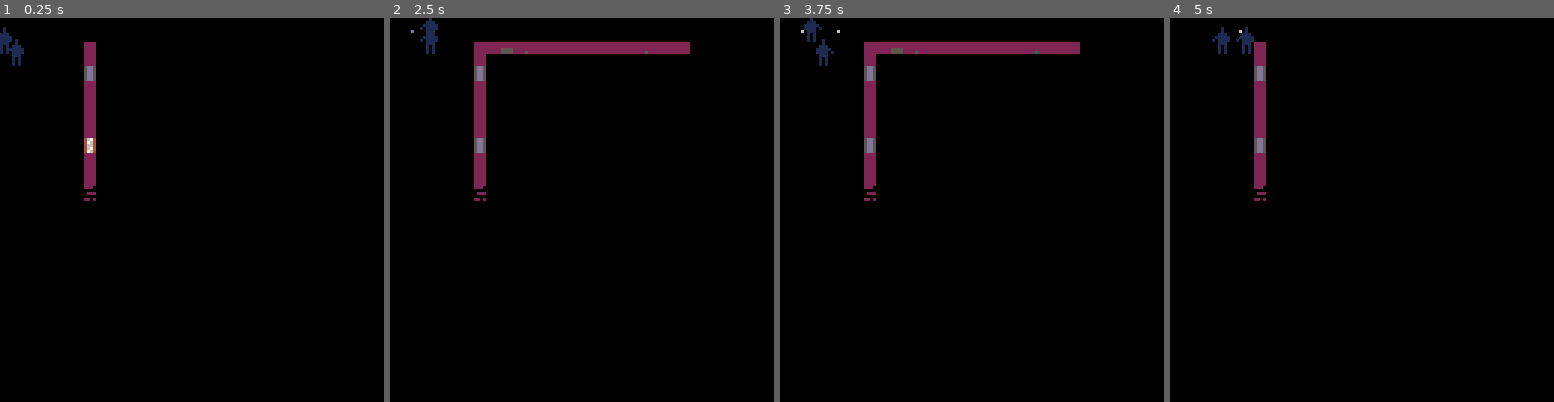
Above: before the commit, frames 1-4 (left to right).
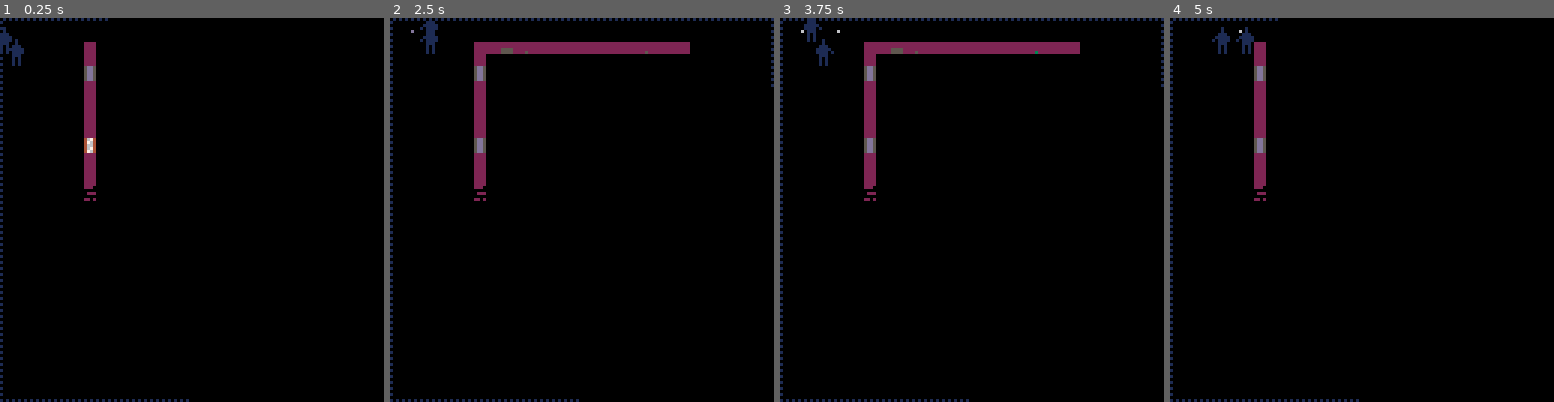
Above: after the commit, the same moments.

Repository: ironchestgames/pico-8-carts
Game: PICO-8 cartridge stealth.p8
Same seed, same stepped clock (60 frames per second), same inputs: the game is played once before the commit and once after it.
Inputs:
- Up to frame 1 (0.25 s): no input
- Up to frame 2 (2.5 s): tap X (X key) at 0.33, 1.07, 1.85 s; tap O (Z key) at 0.7, 1.7, 2.1 s; hold Right 1.6-2.1 s; hold Up 2.15-2.42 s; hold Right from 2.47 s (still down)
- Up to frame 3 (3.75 s): tap O (Z key) every 0.4 s from 2.5 to 3.7 s; tap X (X key) at 2.97 s; release Right at 3.03 s; hold Left 3.08-3.58 s; hold Down from 3.63 s (still down)
- Up to frame 4 (5 s): release Down at 3.97 s; hold Right 4.02-4.68 s; tap X (X key) at 4.08 s; tap O (Z key) at 4.1, 4.5, 4.9 s; hold Up from 4.73 s (still down)

The runs differ from the first frame. In frame 1, 0.7% of the frame differs, in the area x 0-50%, y 0-100%; in frame 2, 1.0%; in frame 3, 1.0%, in the area x 0-100%, y 0-100%; in frame 4, 0.7%.

Commit message:
stealth - remove border toggling

Diff:
--- a/stealth.p8
+++ b/stealth.p8
@@ -66,11 +66,8 @@
 devfog=false
 devvalues=false
 
-local isborder=false
-
-menuitem(1, 'toggle border', function() isborder=not isborder end)
-menuitem(2, 'devfog', function() devfog=not devfog end)
-menuitem(3, 'devvalues', function() devvalues=not devvalues end)
+menuitem(1, 'devfog', function() devfog=not devfog end)
+menuitem(2, 'devvalues', function() devvalues=not devvalues end)
 
 
 printh('debug started','debug',true)
@@ -1768,11 +1765,9 @@
   end
 
   -- add border of premises
-  if isborder then
-   fillp(0b1010010110100101)
-   rect(0,0,127,127,3)
-   fillp()
-  end
+  fillp(0b1010010110100101)
+  rect(0,0,127,127,1)
+  fillp()
 
   pal()
   palt(0,false)
